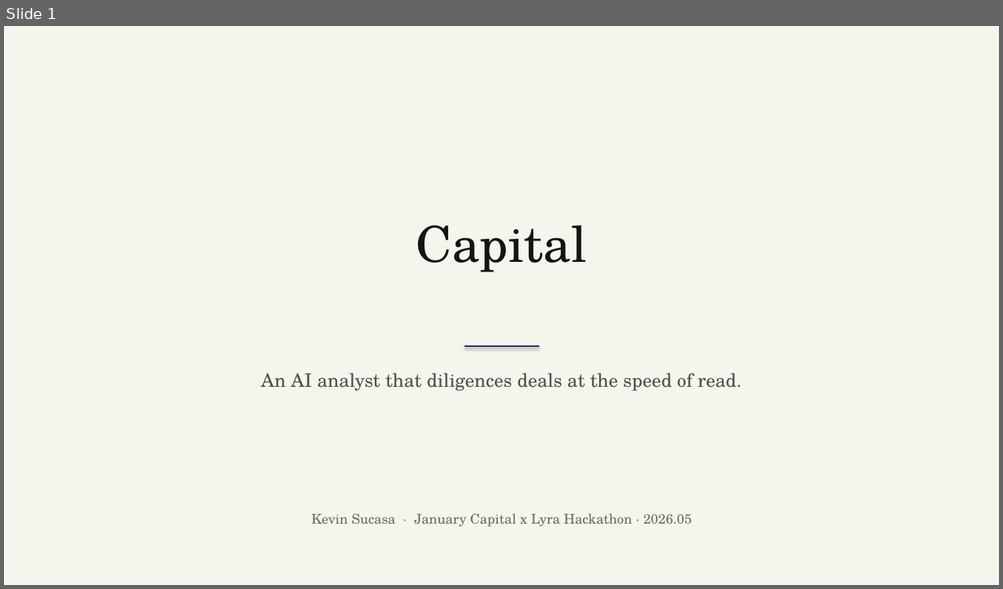
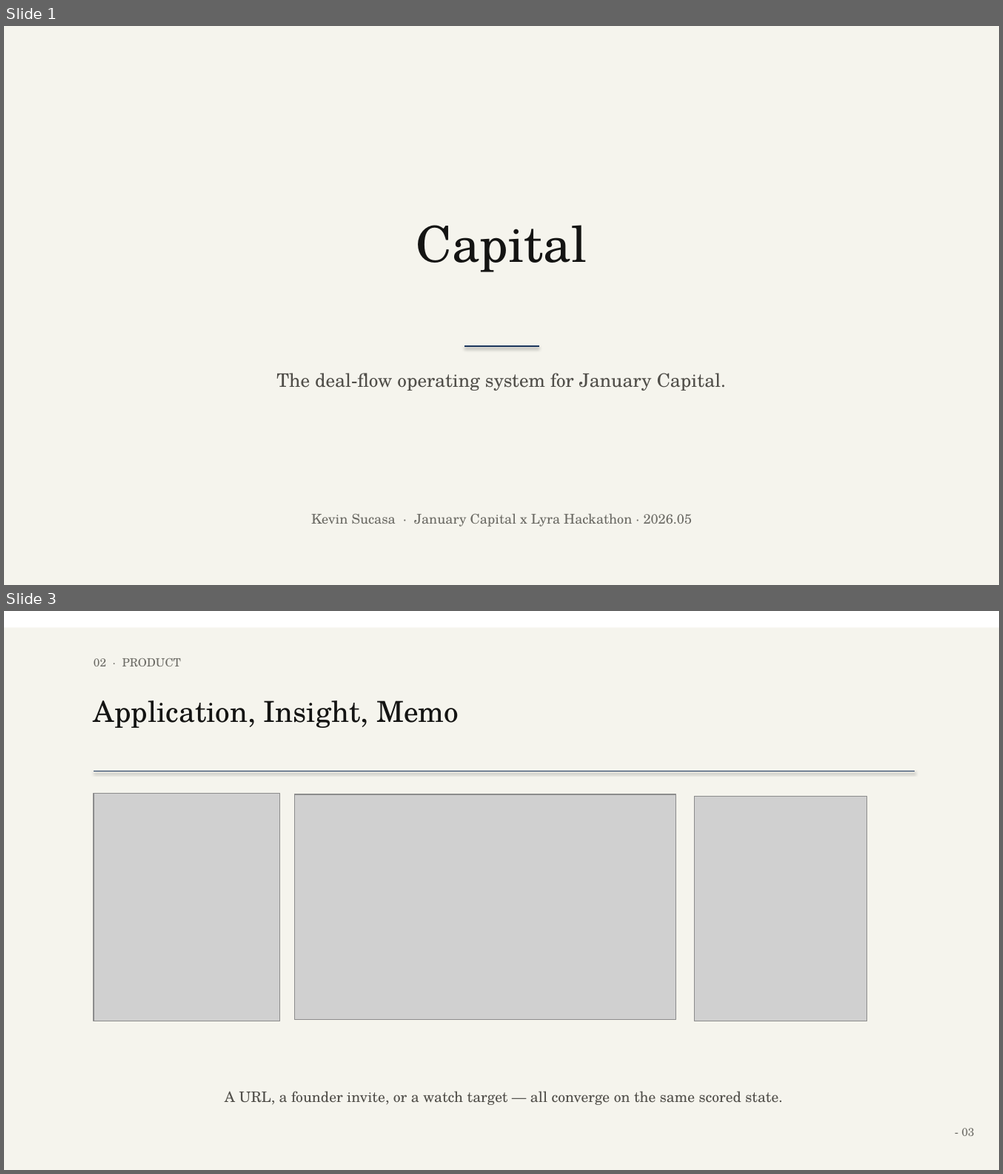
Before and after one commit to kndwin/capital, a slide deck: pitch-deck/capital-pitch-deck.pptx. Shown one above the other, each under a label of ours: slide 1 before the commit, slides 1 and 3 after it; the slides between them are not shown. The pictures are 1003x589 and 1003x1174 pixels, drawn with LibreOffice and Linux fonts; fonts in the diff are those of the drawing; grey boxes stand for pictures. Boxes give left, top, right and bottom in pixels: in the first picture for what was removed or moved away, otherwise in the second. Text is boxed around its words. In the diff, an @@ line names an element or a change of style, - is before the commit and + after.

Commit message:
feat: add application and market watch workflows

```diff
--- a/pitch-deck/capital-pitch-deck.pptx
+++ b/pitch-deck/capital-pitch-deck.pptx
@@ slide 3 added at bbox=[4, 611, 999, 1170], background #FFFFFF @@
@@ rectangle added at bbox=[4, 627, 999, 1170], fill #F5F4ED @@
@@ text added at bbox=[94, 658, 181, 667], 11 pt, text #6B6A64 @@
+02 · PRODUCT
@@ text added at bbox=[94, 701, 458, 728], 28 pt, text #141413 @@
+Application, Insight, Memo
@@ line added from (94, 772) to (914, 772), #1B365D 0.5 pt @@
@@ picture added at bbox=[94, 794, 280, 1022] @@
@@ picture added at bbox=[294, 795, 675, 1020] @@
@@ picture added at bbox=[694, 797, 867, 1022] @@
@@ text added at bbox=[225, 1091, 782, 1105], 14 pt, text #504E49 @@
+A URL, a founder invite, or a watch target — all converge on the same scored state.
@@ text added at bbox=[962, 1128, 974, 1136], 11 pt, text #6B6A64 @@
+- 03
@@ slide 1 changed as well @@
@@ text at bbox=[276, 373, 726, 391]: text changed @@
-An AI analyst that diligences deals at the speed of read.
+The deal-flow operating system for January Capital.
```
Also in this commit, not shown: 2 other slides changed, 3 other slides added, 3 slides removed, 57 other files.
